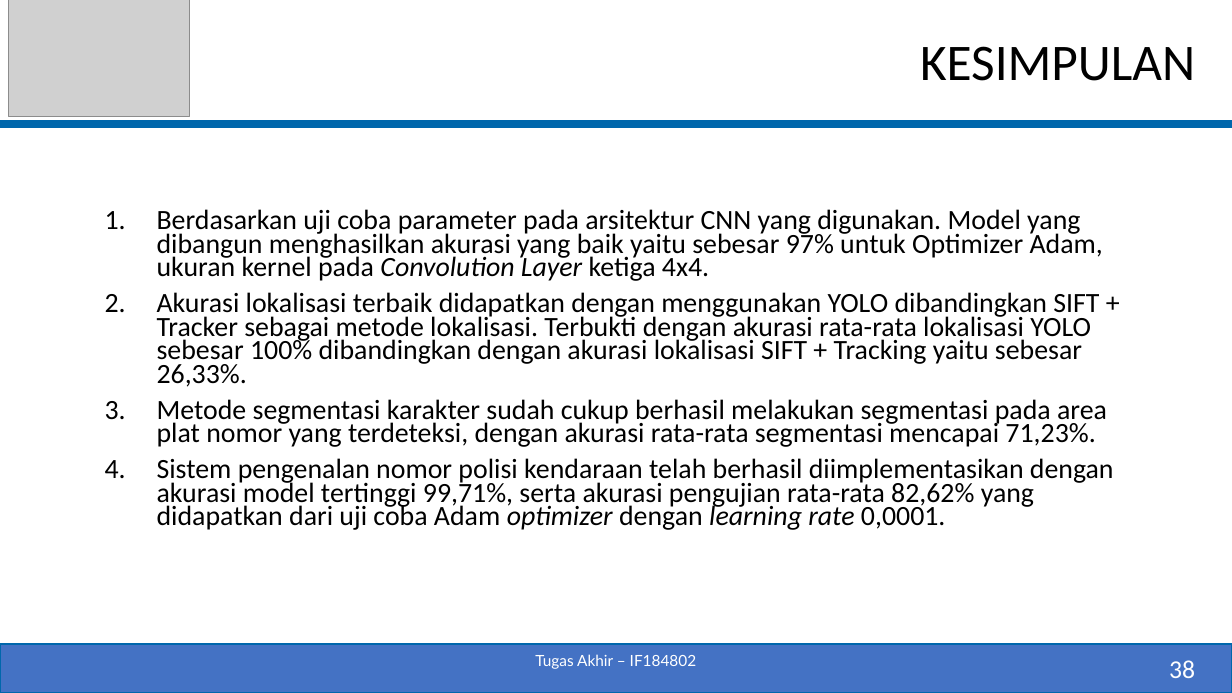
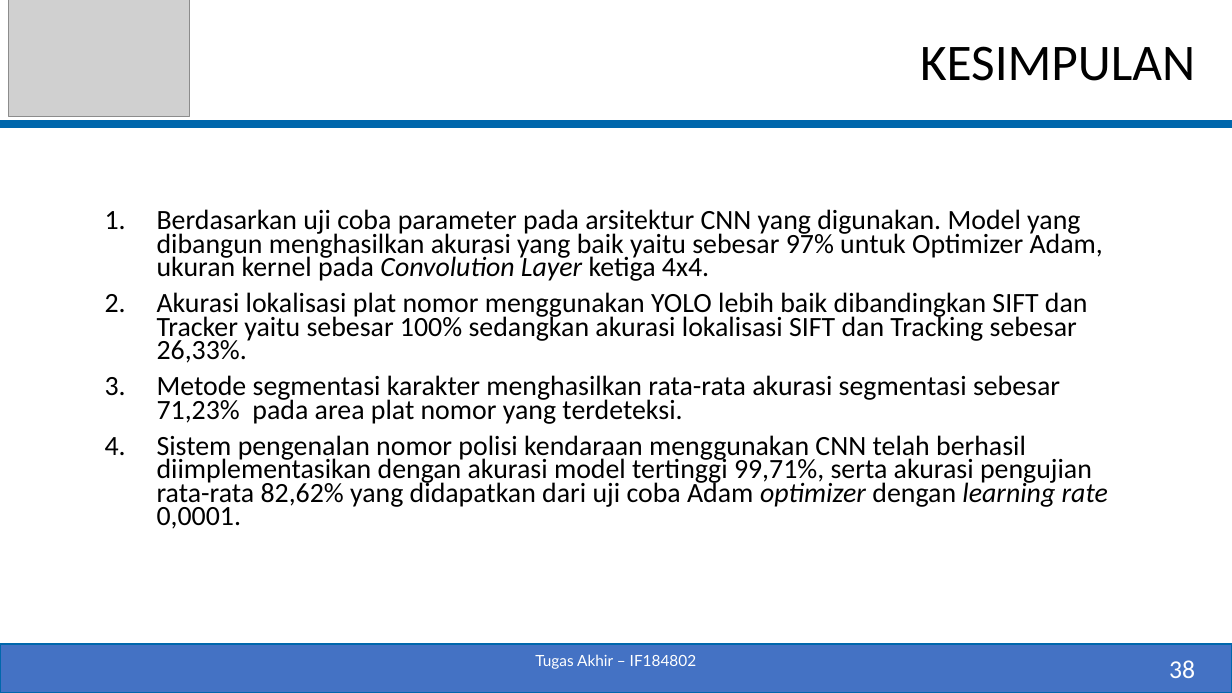
Before and after one commit to fenezema/Tugas-Akhir, a slide deck: slide 38 of Dokumen/05111540000055-Pradipta-Baskara-Slide_TA.pptx. Drawn at 1232x693 pixels with LibreOffice and Linux fonts; fonts in the diff are those of the drawing; grey boxes stand for pictures. Boxes give left, top, right and bottom in pixels: in the first picture for what was removed or moved away, otherwise in the second. Text is boxed around its words. In the diff, an @@ line names an element or a change of style, - is before the commit and + after.

Commit message:
minor change slide TA

```diff
--- a/Dokumen/05111540000055-Pradipta-Baskara-Slide_TA.pptx
+++ b/Dokumen/05111540000055-Pradipta-Baskara-Slide_TA.pptx
@@ text at [157,292,1108,529]: text changed @@
-2. Akurasi lokalisasi terbaik didapatkan dengan menggunakan YOLO dibandingkan SIFT + Tracker sebagai metode lokalisasi. Terbukti dengan akurasi rata-rata lokalisasi YOLO sebesar 100% dibandingkan dengan akurasi lokalisasi SIFT + Tracking yaitu sebesar 26,33%.
-3. Metode segmentasi karakter sudah cukup berhasil melakukan segmentasi pada area plat nomor yang terdeteksi, dengan akurasi rata-rata segmentasi mencapai 71,23%.
-4. Sistem pengenalan nomor polisi kendaraan telah berhasil diimplementasikan dengan akurasi model tertinggi 99,71%, serta akurasi pengujian rata-rata 82,62% yang didapatkan dari uji coba Adam optimizer dengan learning rate 0,0001.
+2. Akurasi lokalisasi plat nomor menggunakan YOLO lebih baik dibandingkan SIFT dan Tracker yaitu sebesar 100% sedangkan akurasi lokalisasi SIFT dan Tracking sebesar 26,33%.
+3. Metode segmentasi karakter menghasilkan rata-rata akurasi segmentasi sebesar 71,23% pada area plat nomor yang terdeteksi.
+4. Sistem pengenalan nomor polisi kendaraan menggunakan CNN telah berhasil diimplementasikan dengan akurasi model tertinggi 99,71%, serta akurasi pengujian rata-rata 82,62% yang didapatkan dari uji coba Adam optimizer dengan learning rate 0,0001.
```
Also in this commit, not shown: 1 other slide changed.
